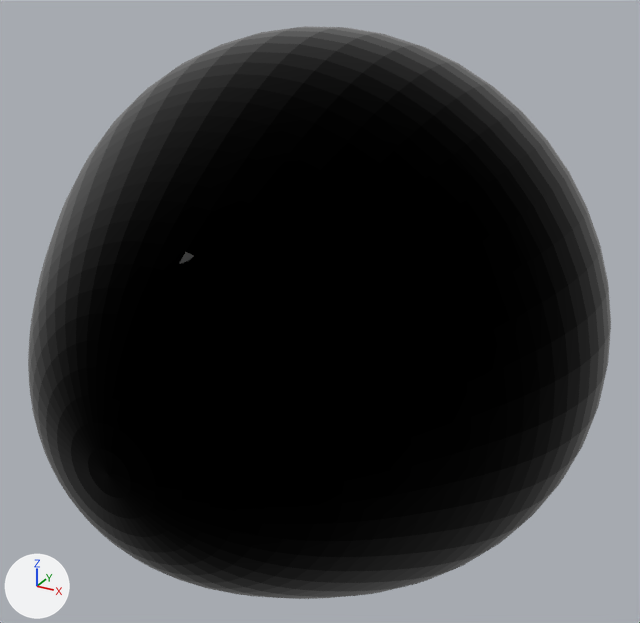
Before and after pictures for a commit that changed the glTF model nuclear_shape.gltf.
Camera for both pictures: a camera (50 mm lens) standing at (7.98, -14.37, 7.39) and looking at (0.11, -0.05, 0.23). Every picture has the same lights, and +X, +Y and +Z are marked at lower left. Where no turn or scale is listed for an object, it has been applied to the vertices.
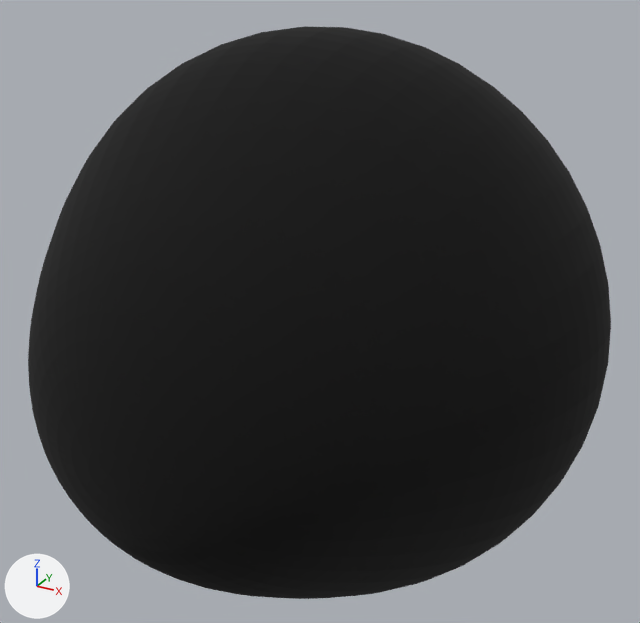
What differs and where, as boxes [x1, y1, x2, y2] in the pictures (640 x 623 px):
'mesh0', surface changed: [28, 26, 611, 599] in both

Edits to the bpy script that builds the scene:
```text
Change mat_material_0:
    where n0 = _N.new('ShaderNodeBsdfPrincipled'); n0.name = 'Principled BSDF'
    remove n0.inputs[1].default_value = 1.0  # 'Metallic'
    n0.inputs[2].default_value: 0.0 -> 1.0  # 'Roughness'
```
